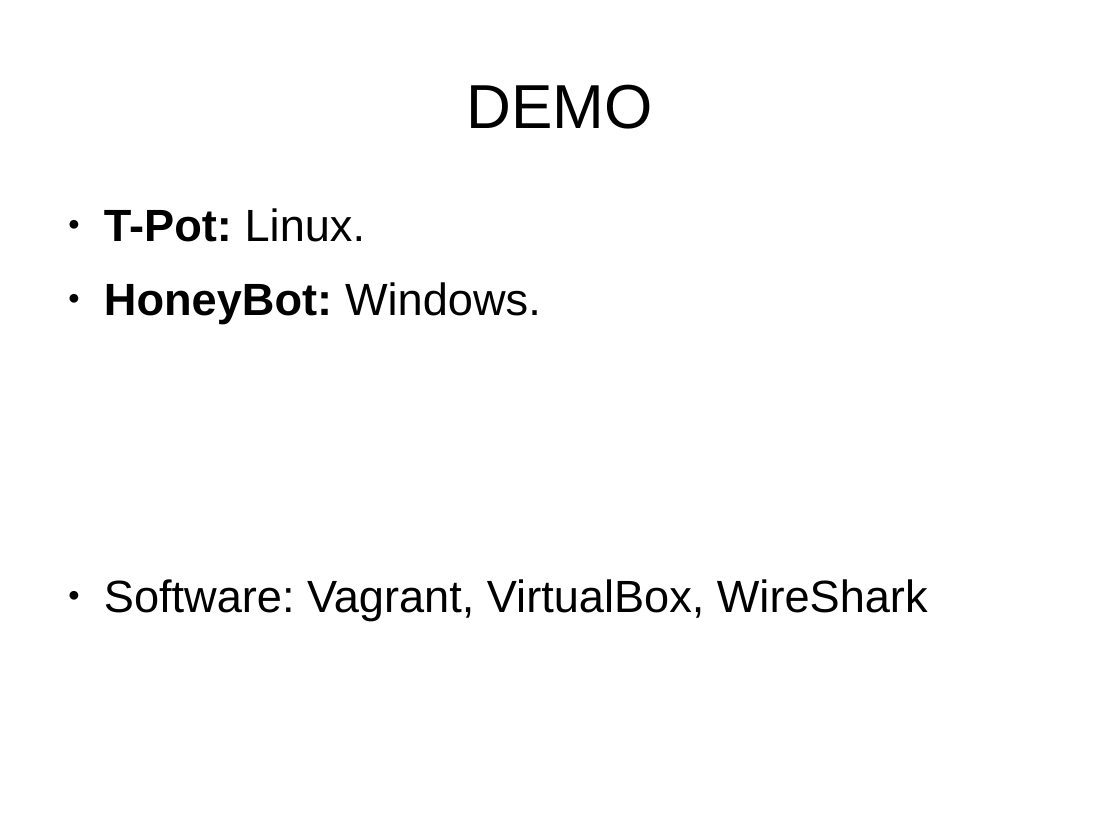
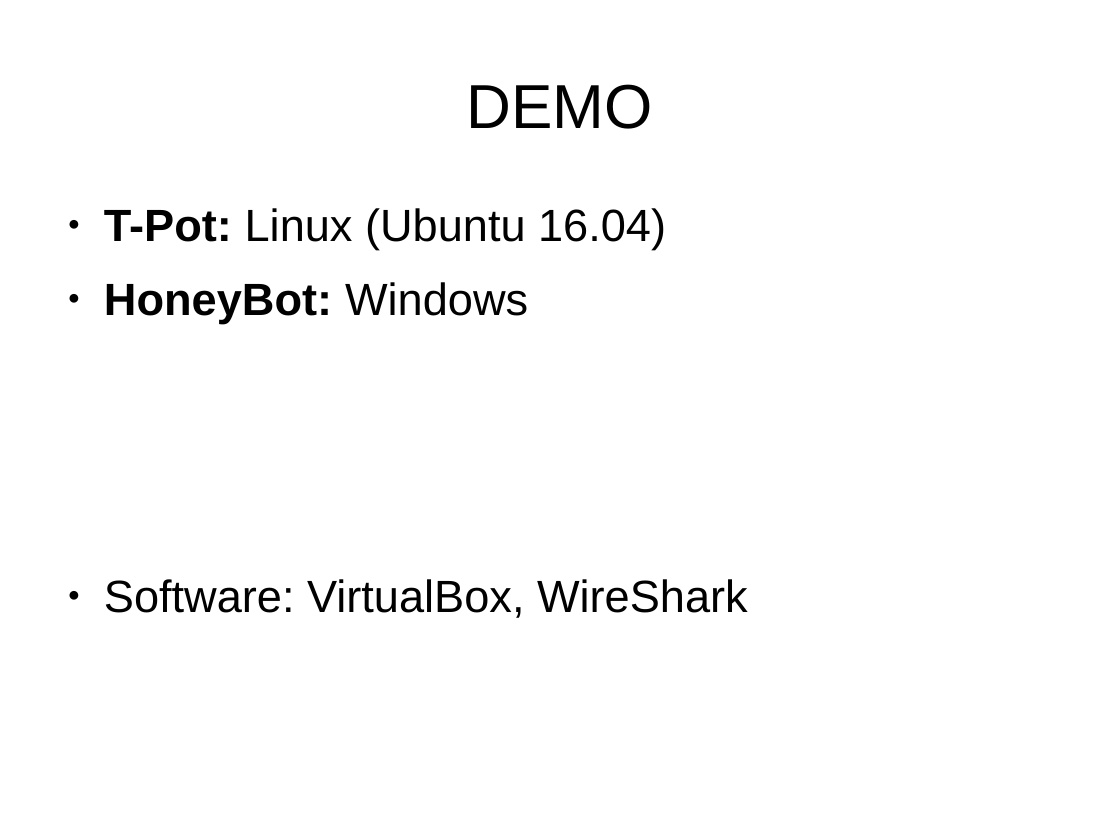
Before and after one commit to davidinfante/Fundamentos-de-Redes, a slide deck: slide 13 of Honeypots/presentacion.odp. Drawn at 1120x840 pixels with LibreOffice and Linux fonts; fonts in the diff are those of the drawing; background and template pictures are left out. Boxes give left, top, right and bottom in pixels: in the first picture for what was removed or moved away, otherwise in the second. Text is boxed around its words. In the diff, an @@ line names an element or a change of style, - is before the commit and + after.

```diff
--- a/Honeypots/presentacion.odp
+++ b/Honeypots/presentacion.odp
@@ text at box(104, 208, 748, 618): text changed @@
-● T-Pot: Linux.
-● HoneyBot: Windows.
-● Software: Vagrant, VirtualBox, WireShark
+● T-Pot: Linux (Ubuntu 16.04)
+● HoneyBot: Windows
+● Software: VirtualBox, WireShark
```
Also in this commit, not shown: 3 other files.
